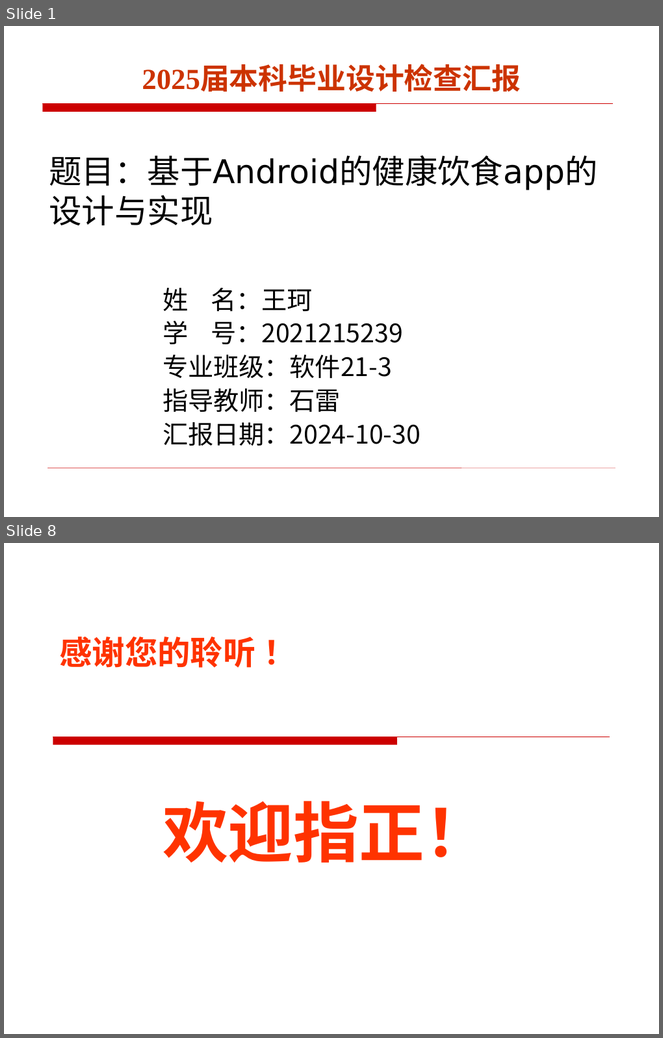
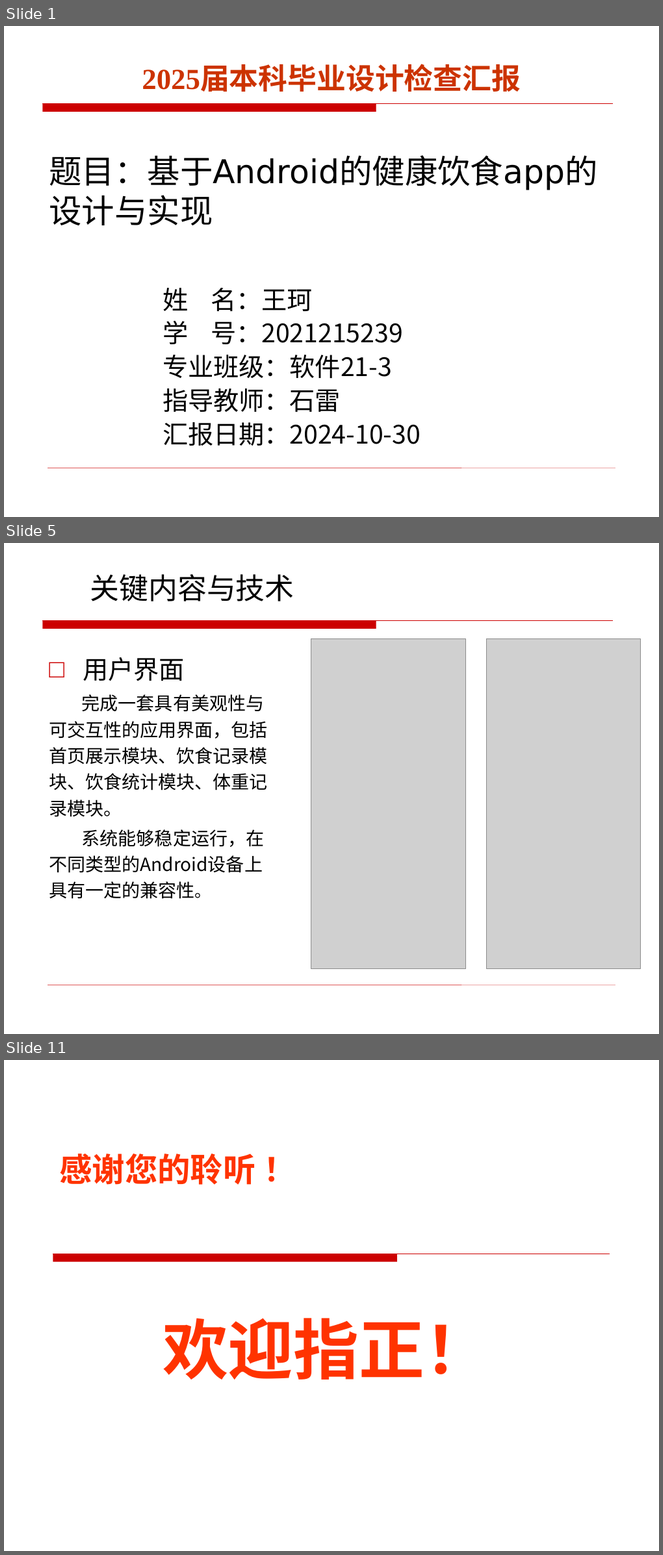
Before and after one commit to bensaku/ikun-home, a slide deck: 毕业设计/2021215239-王珂-软件学院本科毕业设计汇报检查PPT（第1次）.pptx. Shown one above the other, each under a label of ours: slides 1 and 8 before the commit, slides 1, 5 and 11 after it; the slides between them are not shown. The pictures are 663x1038 and 663x1555 pixels, drawn with LibreOffice and Linux fonts; fonts in the diff are those of the drawing; grey boxes stand for pictures; background and template pictures are left out. Boxes give left, top, right and bottom in pixels: in the first picture for what was removed or moved away, otherwise in the second. Text is boxed around its words. In the diff, an @@ line names an element or a change of style, - is before the commit and + after.

```diff
--- a/毕业设计/2021215239-王珂-软件学院本科毕业设计汇报检查PPT（第1次）.pptx
+++ b/毕业设计/2021215239-王珂-软件学院本科毕业设计汇报检查PPT（第1次）.pptx
@@ slide 5 added at [4,543,659,1034], background #FFFFFF; not listed: 2 template elements that a slide beside it also shows @@
@@ title added at [90,574,295,601], 32 pt, text #000000 @@
+关键内容与技术
@@ picture added at [311,639,466,969] @@
@@ picture added at [486,639,641,969] @@
@@ text added at [49,657,267,899], 20 pt, text #000000 @@
+□ 用户界面
+完成一套具有美观性与可交互性的应用界面，包括首页展示模块、饮食记录模块、饮食统计模块、体重记录模块。
+系统能够稳定运行，在不同类型的Android设备上具有一定的兼容性。
@@ what was slide 8 is now slide 11 @@
```
Also in this commit, not shown: 6 slides changed, 2 other slides added.
